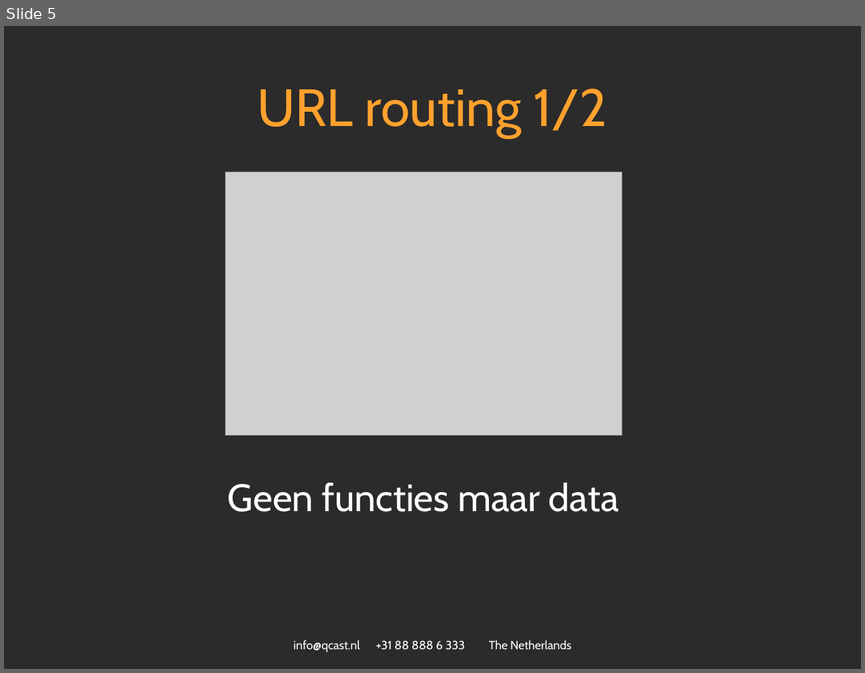
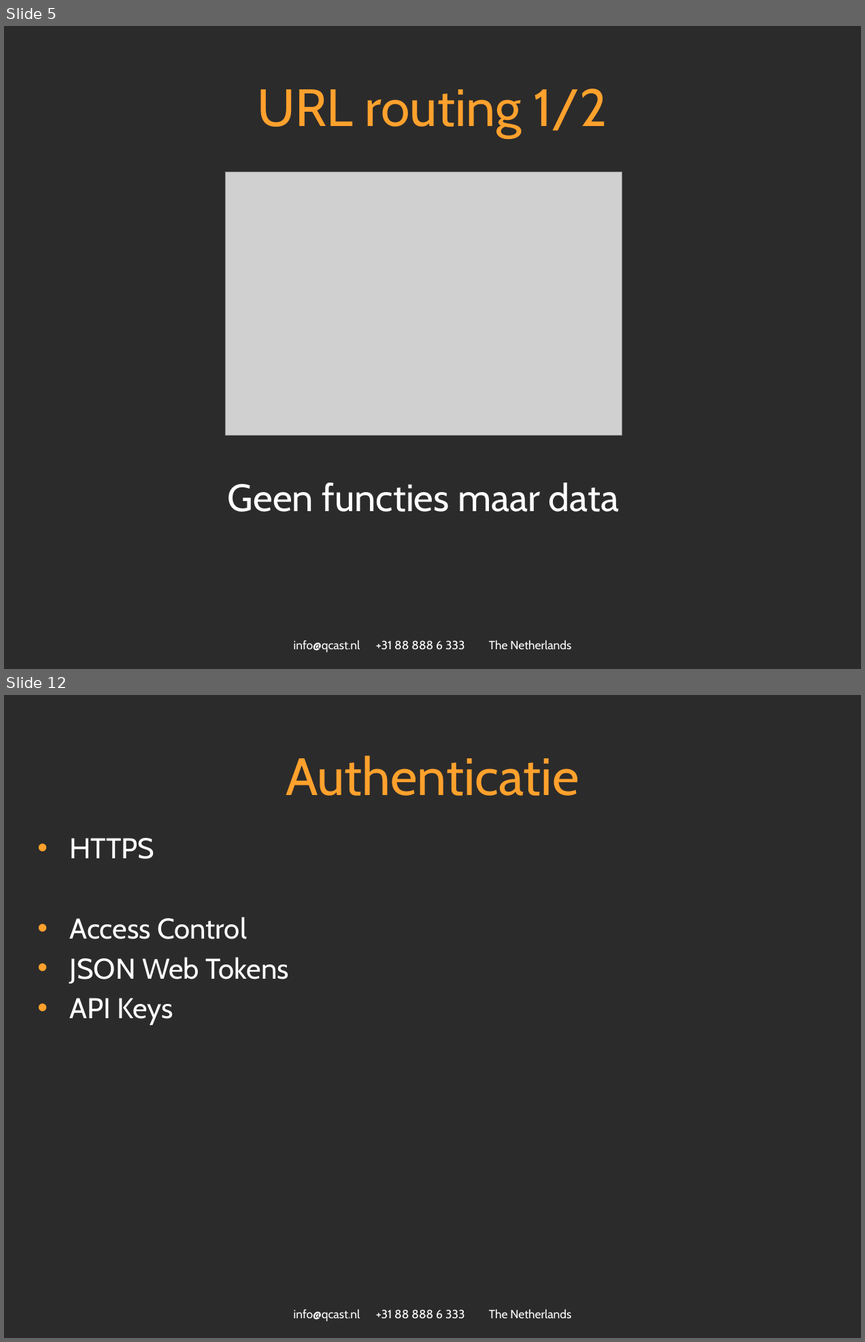
Before and after one commit to spijkerman/dierentuin, a slide deck: API workshop.pptx. Shown one above the other, each under a label of ours: slide 5 before the commit, slides 5 and 12 after it; the slides between them are not shown. The pictures are 865x673 and 865x1342 pixels, drawn with LibreOffice and Linux fonts; fonts in the diff are those of the drawing; grey boxes stand for pictures; background and template pictures are left out; a plain dark background stands for a picture behind light text. Boxes give left, top, right and bottom in pixels: in the first picture for what was removed or moved away, otherwise in the second. Text is boxed around its words. In the diff, an @@ line names an element or a change of style, - is before the commit and + after.

```diff
--- a/API workshop.pptx
+++ b/API workshop.pptx
@@ slide 12 added at [4,695,861,1338], background picture (left out); not listed: 1 template element that a slide beside it also shows @@
@@ title added at [286,756,579,796], 44 pt, text #FFA12D @@
+Authenticatie
@@ text added at [70,838,289,1025], 24 pt, text #FFFFFF @@
+• HTTPS
+• Access Control
+• JSON Web Tokens
+• API Keys
```
Also in this commit, not shown: 8 slides changed, 2 other slides added, 4 slides removed.
